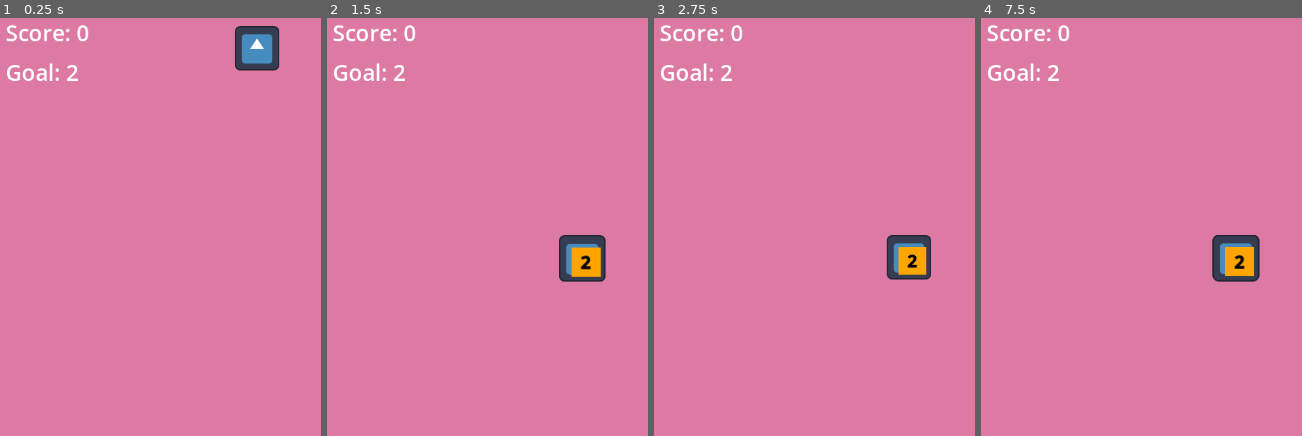
Above: before the commit, frames 1-4 (left to right).
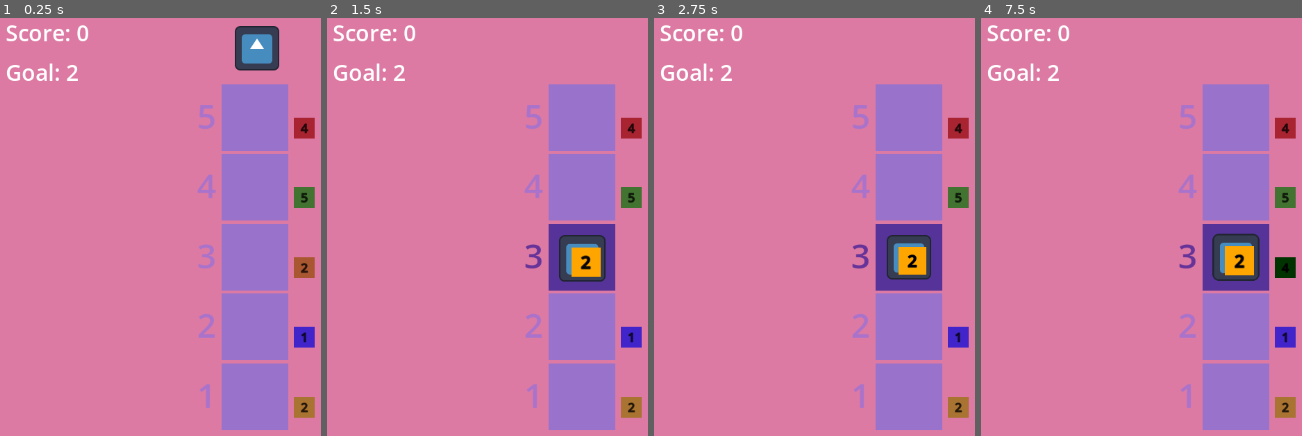
Above: after the commit, the same moments.

Repository: hamzasclone2/elevator
Game: Godot game, scene res://world.tscn
Two runs of this game, one before a commit and one after it. Both use one fixed random seed, a clock stepped at 60 frames per second and the inputs below. The engine's default icon, where the game draws it, is replaced by a stand-in: a white triangle on a blue panel in a dark square.
Inputs (mouse positions are in pixels of both pictures, inside the frame that each line leads up to):
- Up to frame 1 (0.25 s): no input
- Up to frame 2 (1.5 s): tap Enter at 0.5 s; move the mouse to (583, 47) at 0.52 s; press the mouse at (583, 47) at 0.53 s; tap Space at 1.25 s; move the mouse to (564, 264) at 1.27 s; release the mouse at (564, 264) at 1.28 s; click (564, 264) at 1.35 s
- Up to frame 3 (2.75 s): tap Enter at 2 s; move the mouse to (outside the picture) at 2.02 s; press the mouse at (outside the picture) at 2.03 s
- Up to frame 4 (7.5 s): tap Space at 2.75, 4.25 s; move the mouse to (outside the picture) at 2.77 s; release the mouse at (outside the picture) at 2.78 s; click (outside the picture) at 2.85 s; tap Enter at 3.5 s; move the mouse to (outside the picture) at 3.52 s; press the mouse at (outside the picture) at 3.53 s; move the mouse to (1138, 172) at 4.27 s; release the mouse at (1138, 172) at 4.28 s; click (1138, 172) at 4.35 s; move the mouse to (outside the picture) at 5.02 s; press the mouse at (outside the picture) at 5.03 s; move the mouse to (1260, 130) at 5.77 s; release the mouse at (1260, 130) at 5.78 s; click (1260, 130) at 5.85 s; move the mouse to (outside the picture) at 6.52 s; press the mouse at (outside the picture) at 6.53 s; move the mouse to (1218, 264) at 7.27 s; release the mouse at (1218, 264) at 7.28 s; click (1218, 264) at 7.35 s

The runs differ from the first frame. In frame 1, 19% of the frame differs, in the area x 61-99%, y 15-99%; in frame 2, 17%; in frame 3, 17%; in frame 4, 17%.

Commit message:
passengers auto generate on empty floors

Diff:
--- a/Elevator.gd
+++ b/Elevator.gd
@@ -69,6 +69,7 @@
 		passenger.position.y = sprite_2d.position.y - 15
 		print("passenger goal: ", passenger.goalFloor)
 		Global.passengerInElevator = true
+		body_ref.timer.start(3)
 
 func dropOff():
 	if Global.passengerInElevator:
--- a/floor.gd
+++ b/floor.gd
@@ -2,6 +2,7 @@
 
 @export var floorLevel: String = '0'
 @onready var label: Label = $Label
+@onready var timer = $Timer
 
 var rng = RandomNumberGenerator.new()
 
@@ -13,10 +14,11 @@
 
 # Called every frame. 'delta' is the elapsed time since the previous frame.
 func _process(_delta):
-	if Global.is_dragging:
-		visible = true
-	else:
-		visible = false
+	pass
+	#if Global.is_dragging:
+		#visible = true
+	#else:
+		#visible = false
 
 func generatePassenger():
 	var passenger = preload("res://passenger.tscn").instantiate()
@@ -26,3 +28,13 @@
 	while passenger.goalFloor == int(floorLevel):
 		passenger.goalFloor = rng.randi_range(1,5)
 	passenger.label.text = str(passenger.goalFloor)
+
+
+func _on_timer_timeout():
+	if rng.randi_range(0, 1) == 1:
+		generatePassenger()
+		print("Floor Level: ", floorLevel, " has generated a passenger")
+		timer.stop()
+	else:
+		timer.start(3)
+		print("Floor Level: ", floorLevel, " has reset the timer")
--- a/floor.tscn
+++ b/floor.tscn
@@ -30,3 +30,7 @@
 offset_right = 64.0
 offset_bottom = 64.0
 color = Color(0.839216, 1, 1, 1)
+
+[node name="Timer" type="Timer" parent="."]
+
+[connection signal="timeout" from="Timer" to="." method="_on_timer_timeout"]
